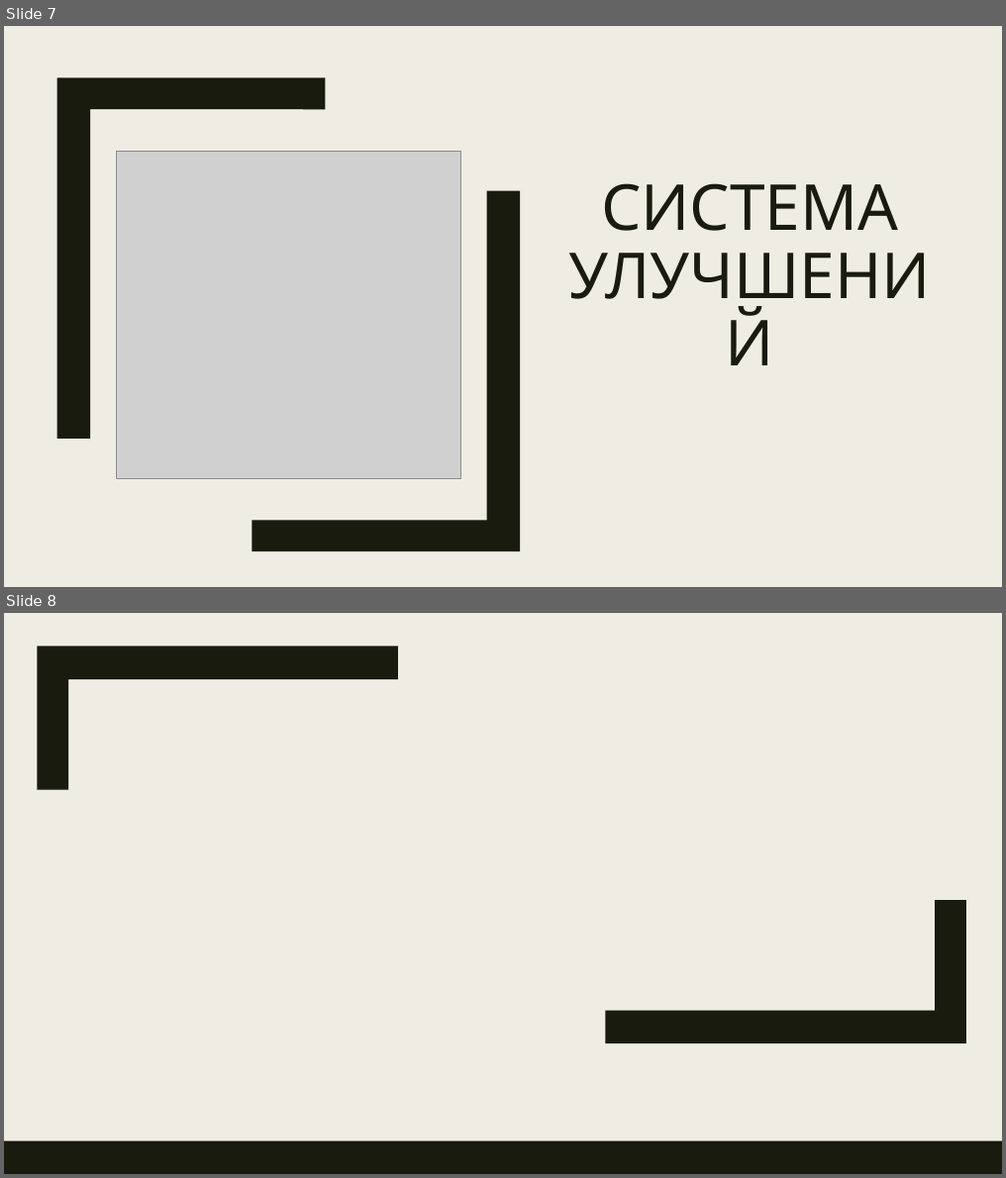
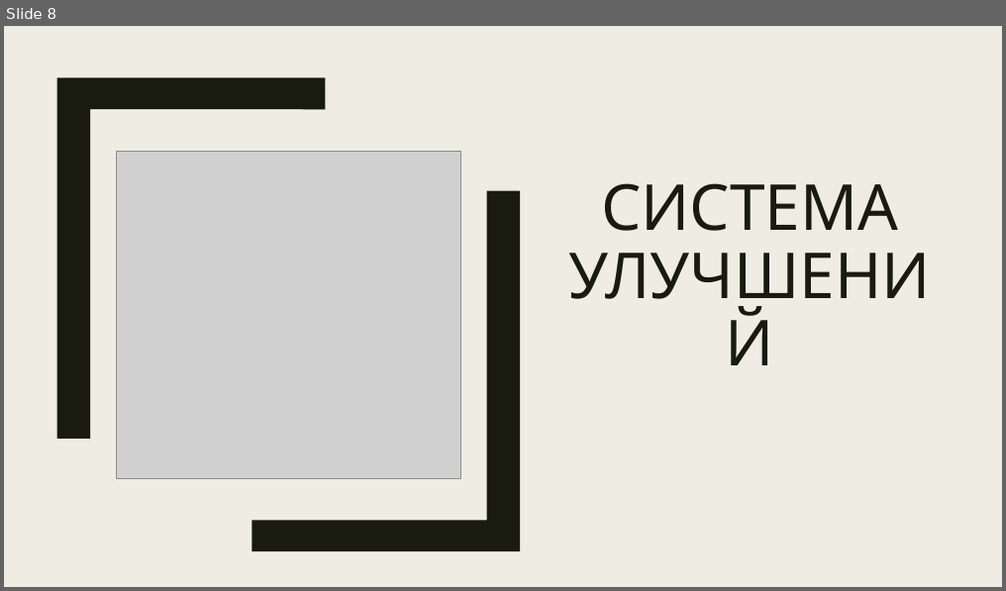
Before and after one commit to NikitinMaksim/Coursework_2023, a slide deck: Никитин_курсовая.pptx. Shown one above the other, each under a label of ours: slides 7 and 8 before the commit, slide 8 after it. The pictures are 1006x1178 and 1006x591 pixels, drawn with LibreOffice and Linux fonts; fonts in the diff are those of the drawing; grey boxes stand for pictures. Boxes give left, top, right and bottom in pixels: in the first picture for what was removed or moved away, otherwise in the second. Text is boxed around its words. In the diff, an @@ line names an element or a change of style, - is before the commit and + after.

```diff
--- a/Никитин_курсовая.pptx
+++ b/Никитин_курсовая.pptx
@@ slide 8 removed at <box>4,613,1002,1174</box>, background #EFEDE3; not listed: 1 template element that a slide beside it also shows @@
@@ rectangle removed at <box>4,613,1002,1174</box> @@
@@ freeform shape removed at <box>37,646,398,789</box> @@
@@ freeform shape removed at <box>606,900,966,1045</box> @@
@@ rectangle removed at <box>4,1142,1002,1174</box> @@
@@ what was slide 7 is now slide 8 @@
```
Also in this commit, not shown: 1 slide changed, 2 slides added, 2 other slides removed.
